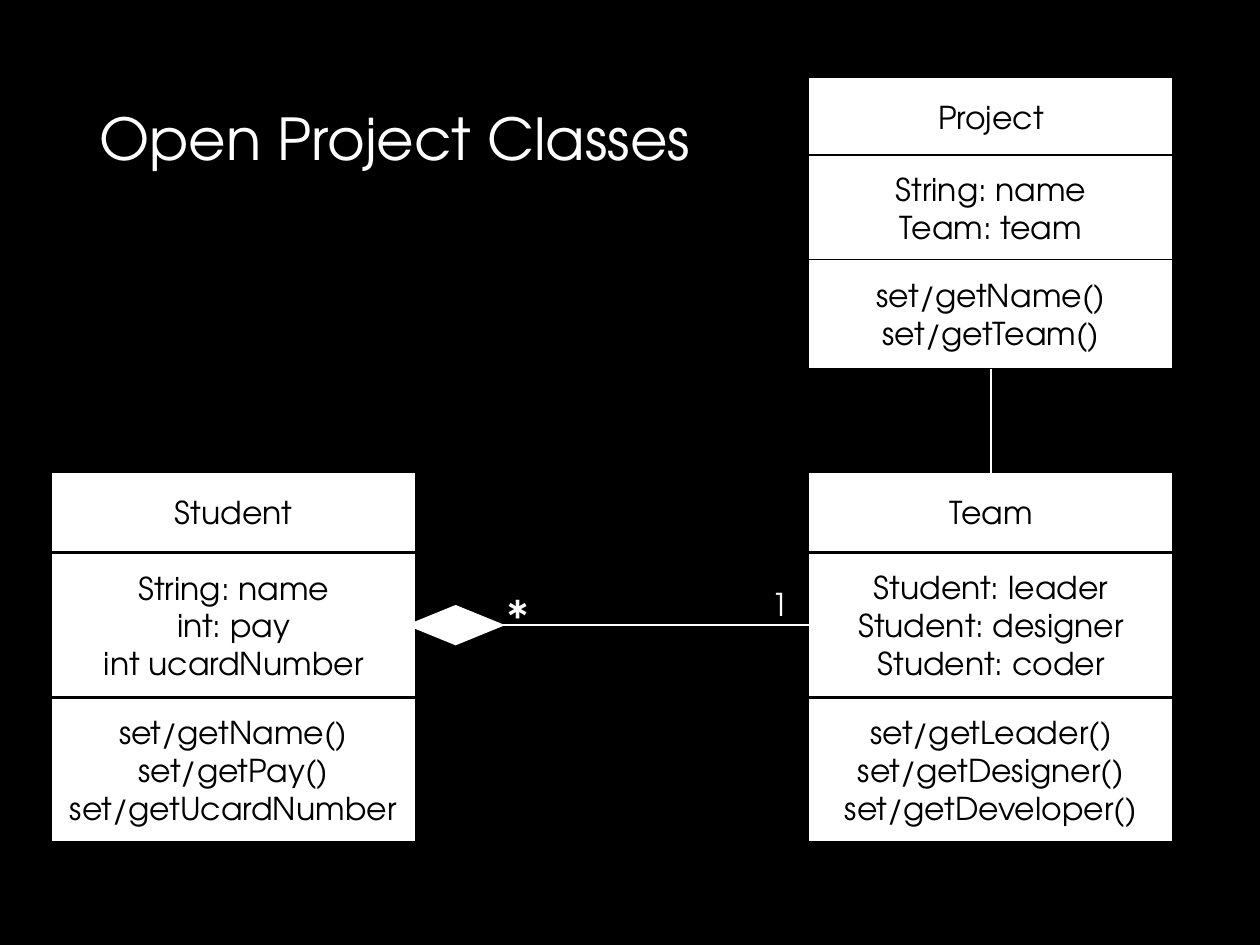
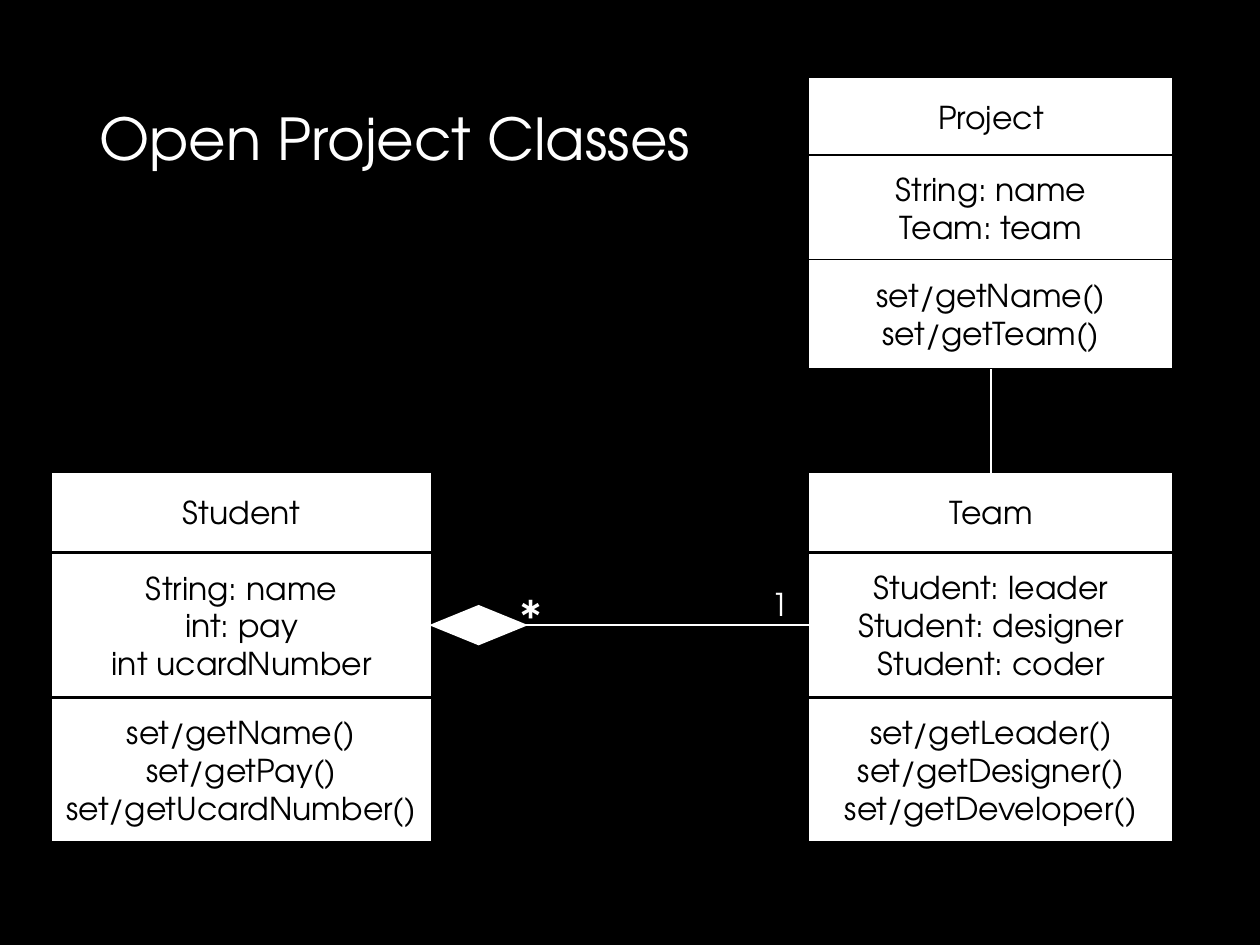
Before and after one commit to drslock/SPE2018, a slide deck: slide 14 of Lecture Slides/17 Advanced Data Handling.pptx. Drawn at 1260x945 pixels with LibreOffice and Linux fonts; fonts in the diff are those of the drawing. Boxes give left, top, right and bottom in pixels: in the first picture for what was removed or moved away, otherwise in the second. Text is boxed around its words. In the diff, an @@ line names an element or a change of style, - is before the commit and + after.

Commit message:
Tweaks

```diff
--- a/Lecture Slides/17 Advanced Data Handling.pptx
+++ b/Lecture Slides/17 Advanced Data Handling.pptx
@@ rectangle "Student" resized from (x1=52, y1=472, x2=417, y2=552) to (x1=52, y1=472, x2=432, y2=552) @@
@@ rectangle "String: name" resized from (x1=52, y1=553, x2=417, y2=697) to (x1=52, y1=553, x2=432, y2=697) @@
@@ text "*" moved from (x1=495, y1=581, x2=542, y2=653) to (x1=508, y1=581, x2=554, y2=653) @@
@@ diamond moved from (x1=408, y1=606, x2=503, y2=645) to (x1=431, y1=606, x2=525, y2=645) @@
@@ line moved from (809, 625) - (503, 625) to (809, 625) - (525, 625) @@
@@ rectangle "set/getName()" resized from (x1=50, y1=698, x2=416, y2=842) to (x1=50, y1=698, x2=431, y2=842) @@
@@ text in rectangle at (x1=66, y1=787, x2=416, y2=827): text changed @@
-set/getUcardNumber
+set/getUcardNumber()
```
Also in this commit, not shown: 7 other slides changed.
